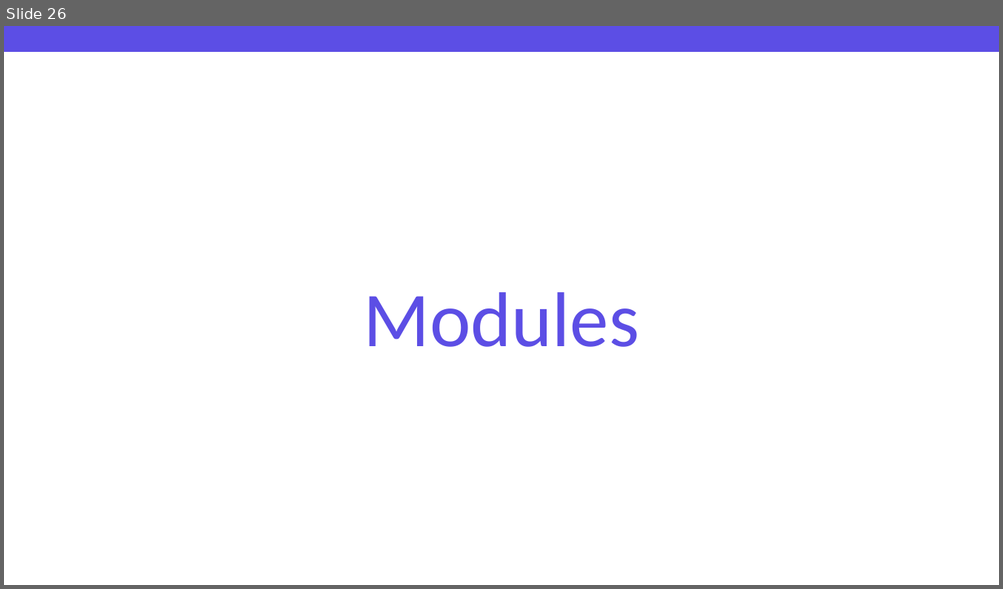
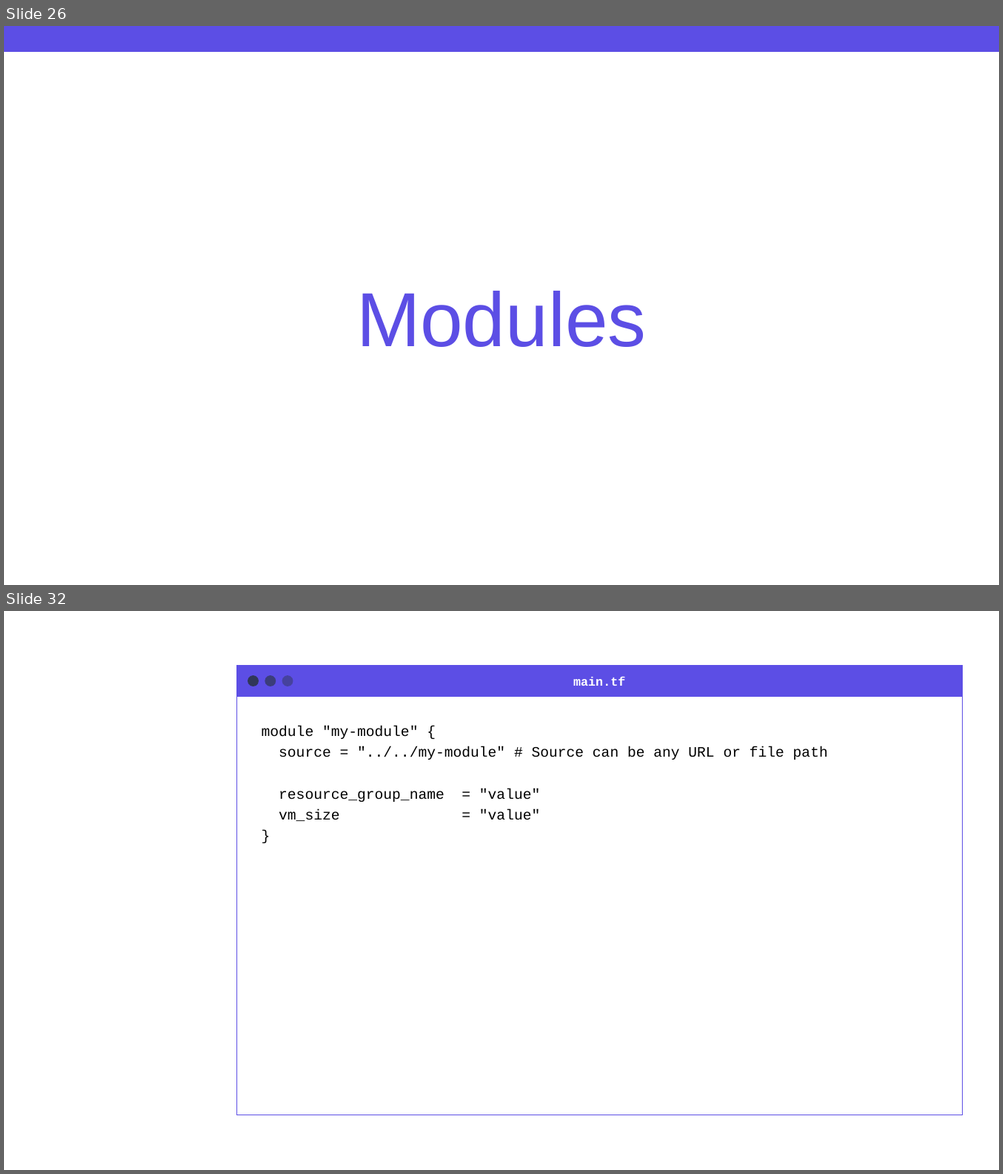
Before and after one commit to grove-mountain/azure-workshop-training, a slide deck: Slides/Azure and Terraform Workshop - Chapter 3.pptx. Shown one above the other, each under a label of ours: slide 26 before the commit, slides 26 and 32 after it; the slides between them are not shown. The pictures are 1003x589 and 1003x1174 pixels, drawn with LibreOffice and Linux fonts; fonts in the diff are those of the drawing; background and template pictures are left out. Boxes give left, top, right and bottom in pixels: in the first picture for what was removed or moved away, otherwise in the second. Text is boxed around its words. In the diff, an @@ line names an element or a change of style, - is before the commit and + after.

Commit message:
Added modules, Excercise using examples from registry

```diff
--- a/Slides/Azure and Terraform Workshop - Chapter 3.pptx
+++ b/Slides/Azure and Terraform Workshop - Chapter 3.pptx
@@ slide 32 added at bbox=[4, 611, 999, 1170], background #FFFFFF @@
@@ rectangle added at bbox=[237, 666, 962, 697], fill #5C4EE5, outline #5C4EE5 1 pt @@
@@ ellipse added at bbox=[247, 675, 259, 686], fill #263235 at 80% opacity @@
@@ ellipse added at bbox=[264, 675, 276, 686], fill #263235 at 60% opacity @@
@@ ellipse added at bbox=[282, 675, 293, 686], fill #263235 at 40% opacity @@
@@ text added at bbox=[573, 676, 626, 686], 12 pt, text #FFFFFF, bold @@
+main.tf
@@ rectangle added at bbox=[237, 687, 962, 1116], fill #FFFFFF, outline #5C4EE5 1 pt @@
@@ text added at bbox=[262, 726, 828, 821], 14 pt, text #000000 @@
+module "my-module" {
+source = "../../my-module" # Source can be any URL or file path
+resource_group_name = "value"
+vm_size = "value"
+}
@@ slide 26 changed as well @@
@@ title "Modules" at bbox=[356, 291, 646, 347]: size 75 to 74 pt, font Calibri to Arial @@
```
Also in this commit, not shown: 5 other slides changed, 9 other slides added.
